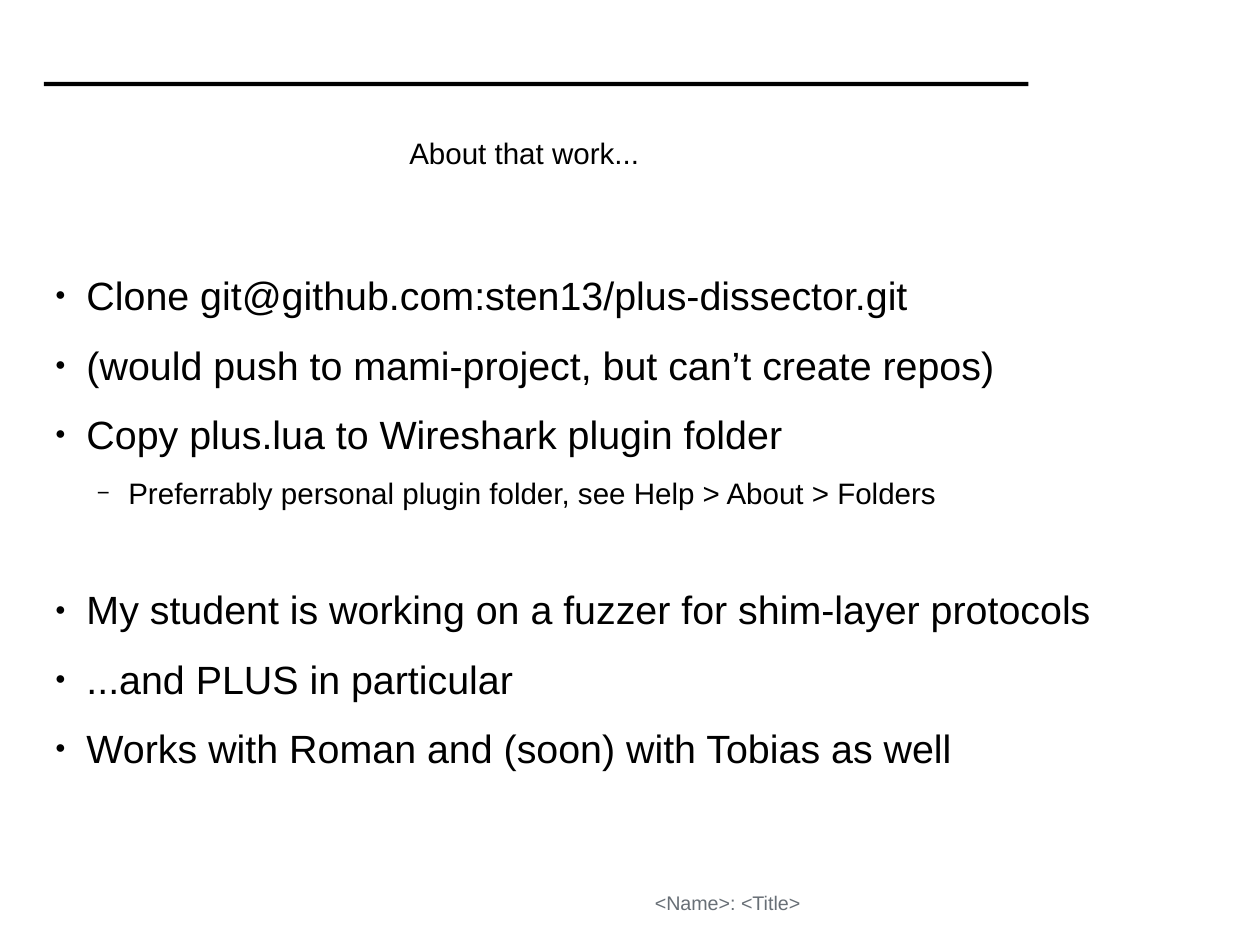
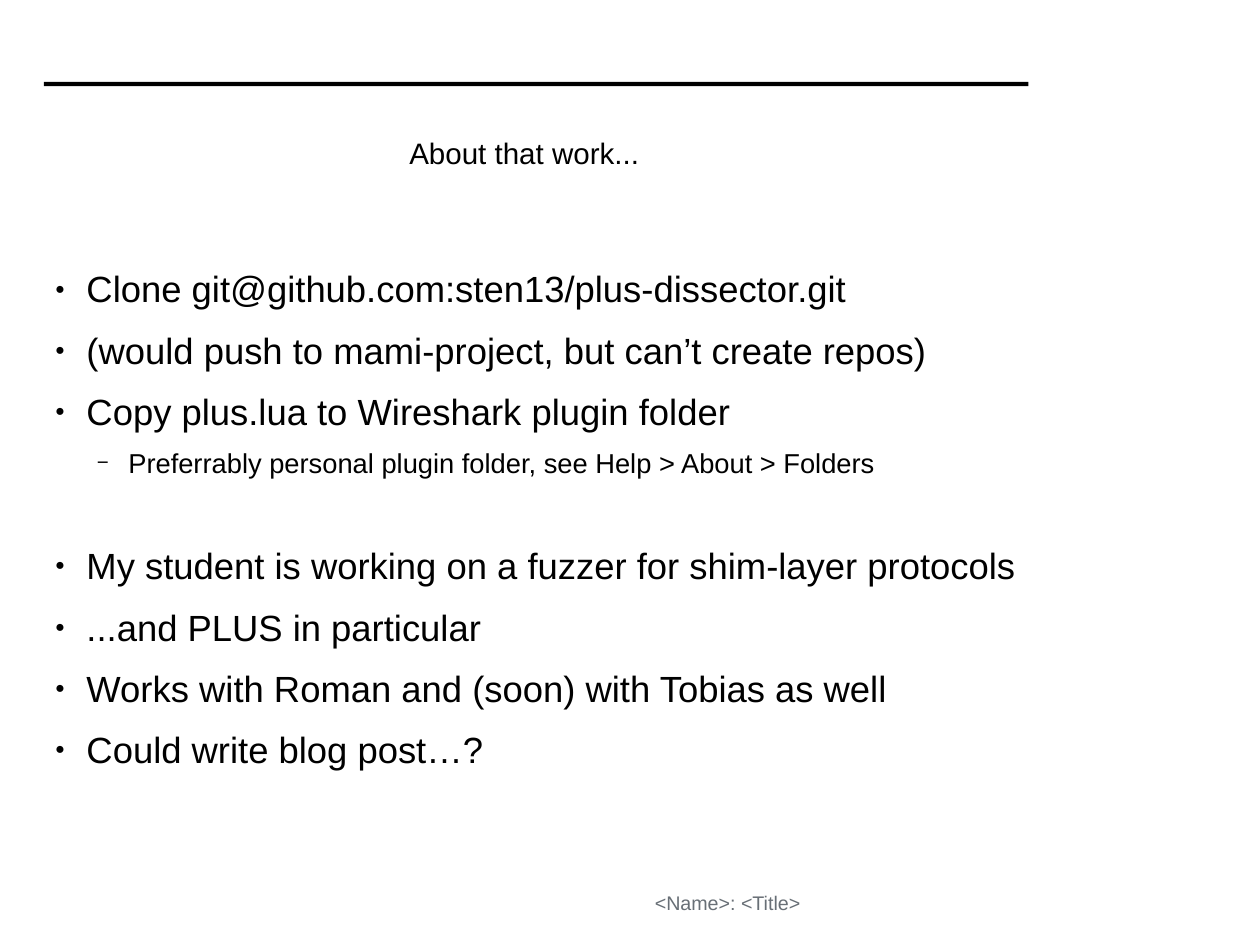
Before and after one commit to mami-project/roadshows, a slide deck: slide 6 of mami-cambridge/ZHAW_PLUS.odp. Drawn at 1260x945 pixels with LibreOffice and Linux fonts; fonts in the diff are those of the drawing; background and template pictures are left out. Boxes give left, top, right and bottom in pixels: in the first picture for what was removed or moved away, otherwise in the second. Text is boxed around its words. In the diff, an @@ line names an element or a change of style, - is before the commit and + after.

```diff
--- a/mami-cambridge/ZHAW_PLUS.odp
+++ b/mami-cambridge/ZHAW_PLUS.odp
@@ text at (86,275,1015,709): size 32 to 29.6 pt in "Clone git@github.com:sten13/plus-dissector.git", "(would push to mami-project, but can’t create ...", "Copy plus.lua to Wireshark plugin folder", "My student is working on a fuzzer ..." and 2 more places; size 24 to 22.2 pt in "Preferrably personal plugin folder, see Help > ..."; line spacing 1.1 to 1 @@
@@ text at (86,736,483,770): paragraph added @@
+● Could write blog post…?
```
Also in this commit, not shown: 1 other file.
